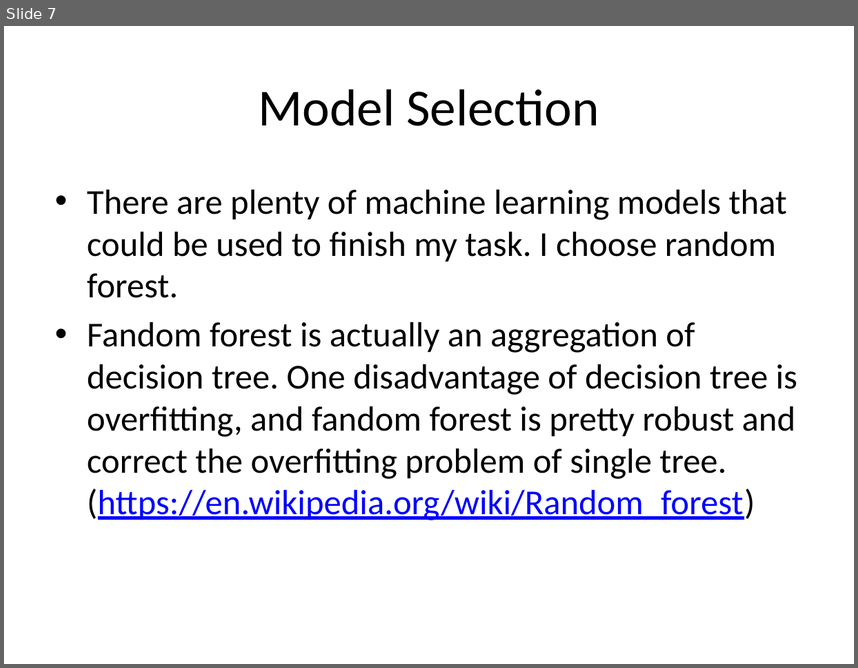
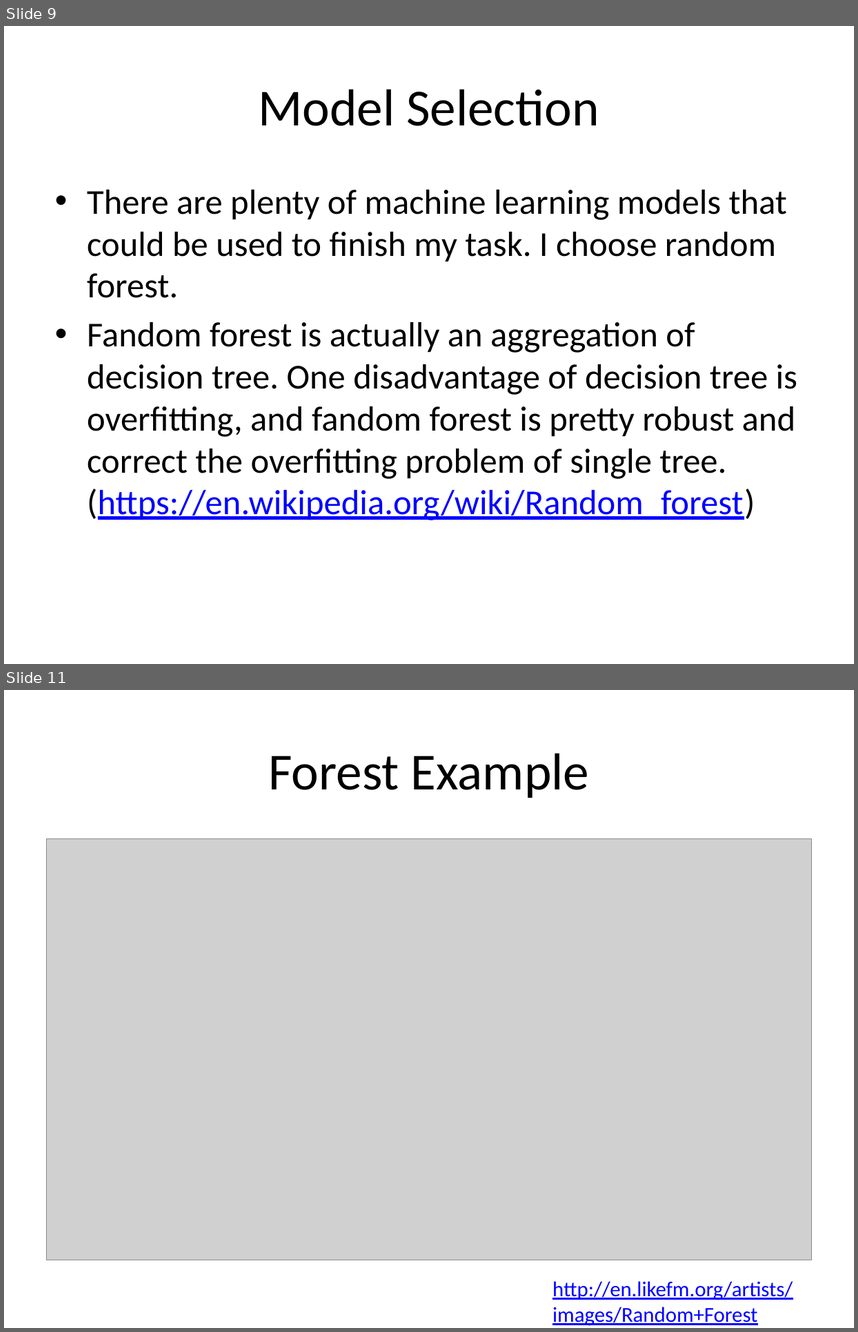
Before and after one commit to amaliujia/Foreign-Exchange, a slide deck: src/HW7/NonTechnical_Audience_Presentation.pptx. Shown one above the other, each under a label of ours: slide 7 before the commit, slides 9 and 11 after it; the slides between them are not shown. The pictures are 858x668 and 858x1332 pixels, drawn with LibreOffice and Linux fonts; fonts in the diff are those of the drawing; grey boxes stand for pictures. Boxes give left, top, right and bottom in pixels: in the first picture for what was removed or moved away, otherwise in the second. Text is boxed around its words. In the diff, an @@ line names an element or a change of style, - is before the commit and + after.

```diff
--- a/src/HW7/NonTechnical_Audience_Presentation.pptx
+++ b/src/HW7/NonTechnical_Audience_Presentation.pptx
@@ slide 11 added at [4, 690, 854, 1328], background #FFFFFF @@
@@ title added at [268, 753, 589, 798], 44 pt, text #000000 @@
+Forest Example
@@ picture added at [47, 839, 811, 1259] @@
@@ text added at [553, 1281, 793, 1325], 18 pt, text #0000FF, underline @@
+http://en.likefm.org/artists/images/Random+Forest
@@ what was slide 7 is now slide 9 @@
```
Also in this commit, not shown: 5 slides changed, 3 other slides added, 1 slide removed.
